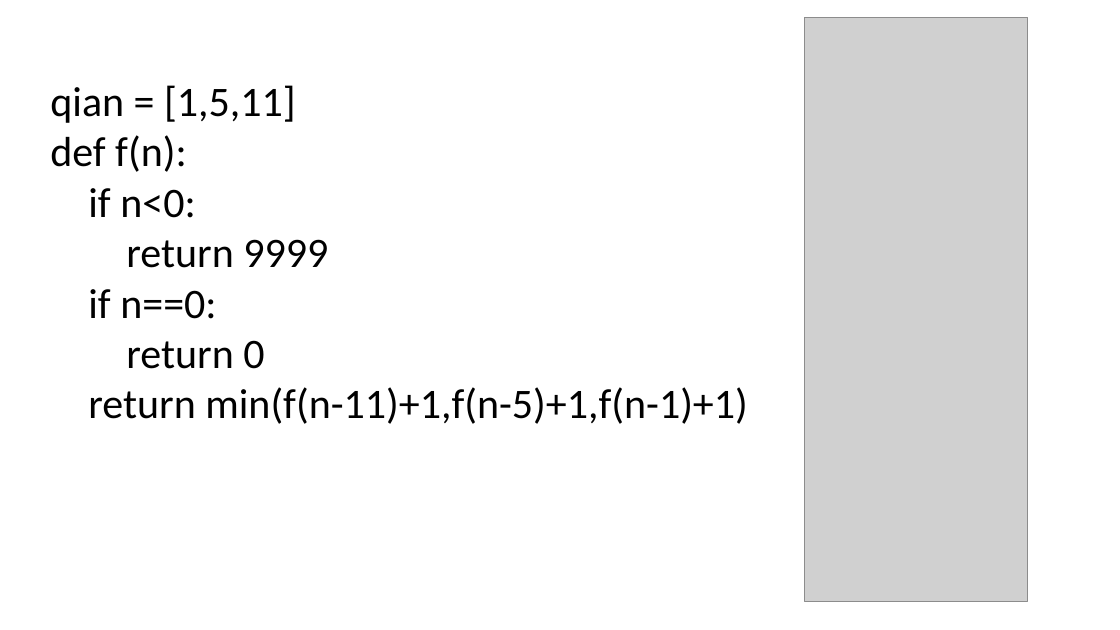
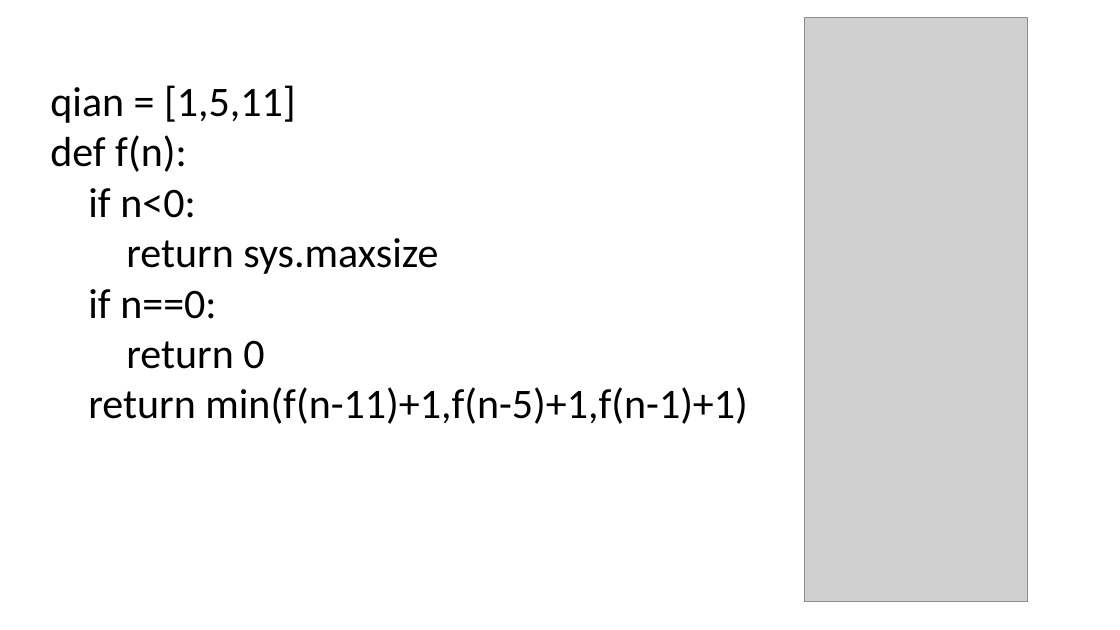
Before and after one commit to goodluck4s/notebook, a slide deck: slide 4 of 笔记/小算法.pptx (slide 3 before the commit). Drawn at 1120x630 pixels with LibreOffice and Linux fonts; fonts in the diff are those of the drawing; grey boxes stand for pictures. Boxes give left, top, right and bottom in pixels: in the first picture for what was removed or moved away, otherwise in the second. Text is boxed around its words. In the diff, an @@ line names an element or a change of style, - is before the commit and + after.

```diff
--- a/笔记/小算法.pptx
+++ b/笔记/小算法.pptx
@@ text at bbox=[126, 238, 438, 274]: text changed @@
-return 9999
+return sys.maxsize
```
Also in this commit, not shown: 3 other slides changed, 3 slides added, 13 slides removed.
